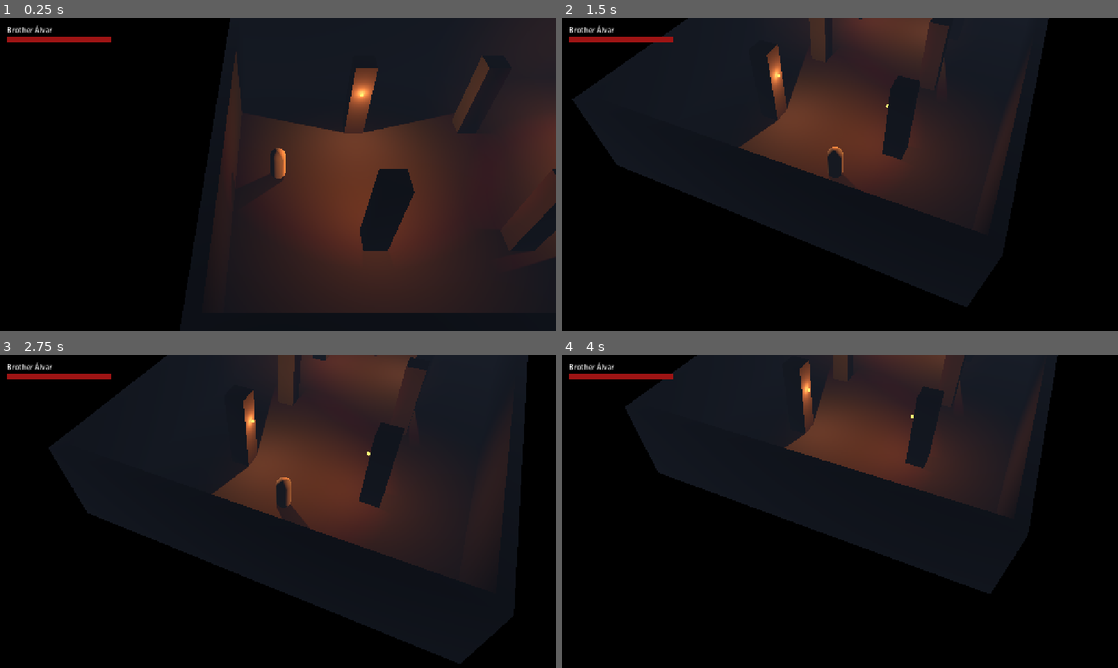
Above: before the commit, frames 1-4 (two rows, left to right).
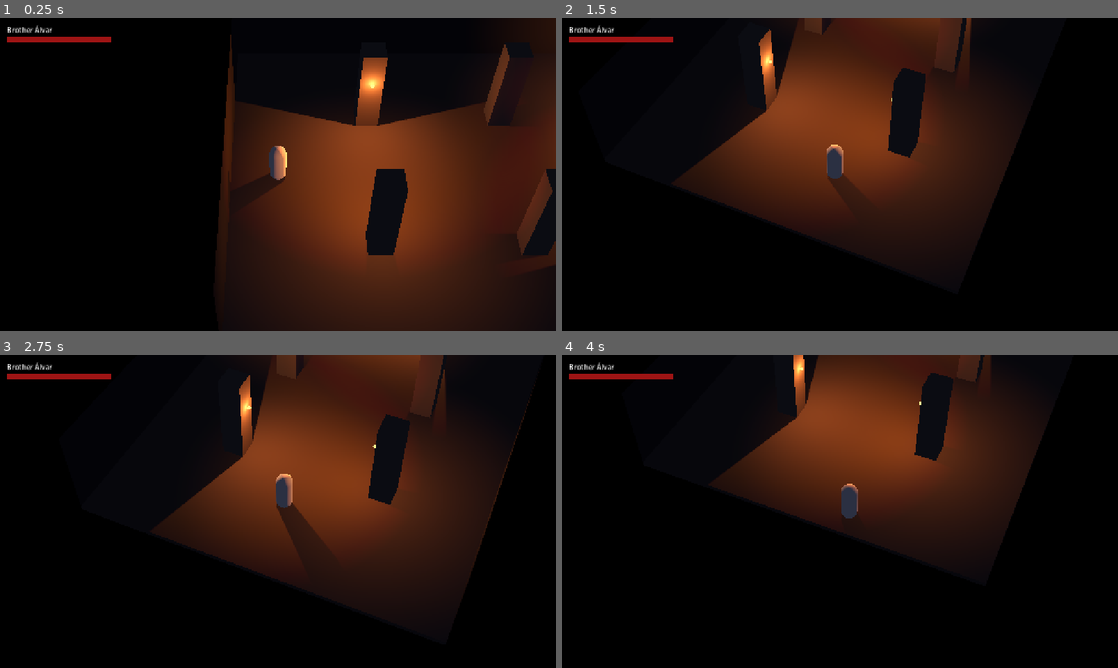
Above: after the commit, the same moments.

Repository: manuel-palacio/nocturne-of-ashes
Game: Godot game, scene res://scenes/main.tscn
Two runs of this game, one before a commit and one after it. Both use one fixed random seed, a clock stepped at 60 frames per second and the inputs below.
Inputs (mouse positions are in pixels of both pictures, inside the frame that each line leads up to):
- Up to frame 1 (0.25 s): no input
- Up to frame 2 (1.5 s): tap Enter (confirm) at 0.5 s; move the mouse to (962, 158) at 0.52 s; hold Q (camera_left) 0.53-1.25 s; click (962, 158) at 0.67 s; drag from (728, 190) to (812, 237) at 1.27 s
- Up to frame 3 (2.75 s): move the mouse to (333, 442) at 2.02 s; tap Enter (confirm) at 2.1 s; click (333, 442) at 2.17 s
- Up to frame 4 (4 s): drag from (812, 574) to (673, 464) at 2.77 s; move the mouse to (1006, 558) at 3.52 s; tap Alt at 3.6 s; click (1006, 558) at 3.67 s

The runs differ from the first frame. In frame 1, 24% of the frame differs, in the area x 35-100%, y 0-100%; in frame 2, 24%; in frame 3, 26%, in the area x 8-97%, y 0-99%; in frame 4, 20%.

Commit message:
fix: use a long lens, drop the fog and draw walls from inside only
A 25 degree lens 30 m back keeps verticals closer to upright. Distance
fog from a raised camera hazed the whole floor, so the dark now comes
from torch falloff over a faint cool ambient. Each wall is drawn as one
inward-facing quad, so a wall between the camera and the room is culled
from any side; the collision boxes are unchanged.

Co-Authored-By: Claude <noreply@anthropic.com>

Diff:
--- a/scenes/main.tscn
+++ b/scenes/main.tscn
@@ -15,11 +15,14 @@
 
 [node name="CameraRig" type="Node3D" parent="."]
 script = ExtResource("3_rig")
-distance = 18.0
+distance = 30.0
+min_distance = 20.0
+max_distance = 40.0
+zoom_step = 2.0
 
 [node name="Camera" type="Camera3D" parent="CameraRig"]
 current = true
-fov = 45.0
+fov = 25.0
 
 [node name="PlayerInput" type="Node" parent="."]
 script = ExtResource("4_input")
--- a/scenes/rooms/vault_room.tscn
+++ b/scenes/rooms/vault_room.tscn
@@ -25,30 +25,30 @@
 albedo_color = Color(0.25, 0.23, 0.21, 1)
 roughness = 0.95
 
-[sub_resource type="BoxMesh" id="BoxMesh_7w2ed"]
+[sub_resource type="QuadMesh" id="QuadMesh_north"]
 material = SubResource("StandardMaterial3D_ty2ey")
-size = Vector3(25, 4, 0.5)
+size = Vector2(24, 4)
 
 [sub_resource type="BoxShape3D" id="BoxShape3D_pedi6"]
 size = Vector3(25, 4, 0.5)
 
-[sub_resource type="BoxMesh" id="BoxMesh_7j6a3"]
+[sub_resource type="QuadMesh" id="QuadMesh_south"]
 material = SubResource("StandardMaterial3D_ty2ey")
-size = Vector3(25, 4, 0.5)
+size = Vector2(24, 4)
 
 [sub_resource type="BoxShape3D" id="BoxShape3D_qky0d"]
 size = Vector3(0.5, 4, 16)
 
-[sub_resource type="BoxMesh" id="BoxMesh_6repd"]
+[sub_resource type="QuadMesh" id="QuadMesh_west"]
 material = SubResource("StandardMaterial3D_ty2ey")
-size = Vector3(0.5, 4, 16)
+size = Vector2(16, 4)
 
 [sub_resource type="BoxShape3D" id="BoxShape3D_qpr11"]
 size = Vector3(0.5, 4, 16)
 
-[sub_resource type="BoxMesh" id="BoxMesh_r2g1e"]
+[sub_resource type="QuadMesh" id="QuadMesh_east"]
 material = SubResource("StandardMaterial3D_ty2ey")
-size = Vector3(0.5, 4, 16)
+size = Vector2(16, 4)
 
 [sub_resource type="BoxShape3D" id="BoxShape3D_7pivj"]
 size = Vector3(1, 4, 1)
@@ -195,12 +195,8 @@
 [sub_resource type="Environment" id="Environment_nnbwr"]
 background_mode = 1
 ambient_light_source = 2
-ambient_light_color = Color(0.05, 0.05, 0.06, 1)
+ambient_light_color = Color(0.16, 0.18, 0.26, 1)
 tonemap_mode = 2
-fog_enabled = true
-fog_light_color = Color(0.11, 0.13, 0.17, 1)
-fog_density = 0.03
-fog_sky_affect = 0.0
 
 [node name="VaultRoom" type="Node3D" unique_id=1926692727]
 
@@ -227,7 +223,9 @@
 shape = SubResource("BoxShape3D_fpvns")
 
 [node name="Mesh" type="MeshInstance3D" parent="NavigationRegion3D/Walls/North" unique_id=1637675718]
-mesh = SubResource("BoxMesh_7w2ed")
+transform = Transform3D(1, 0, 0, 0, 1, 0, 0, 0, 1, 0, 0, 0.25)
+cast_shadow = 0
+mesh = SubResource("QuadMesh_north")
 
 [node name="South" type="StaticBody3D" parent="NavigationRegion3D/Walls" unique_id=2090563938]
 transform = Transform3D(1, 0, 0, 0, 1, 0, 0, 0, 1, 0, 2, 8.25)
@@ -237,7 +235,9 @@
 shape = SubResource("BoxShape3D_pedi6")
 
 [node name="Mesh" type="MeshInstance3D" parent="NavigationRegion3D/Walls/South" unique_id=1536038055]
-mesh = SubResource("BoxMesh_7j6a3")
+transform = Transform3D(-1, 0, 0, 0, 1, 0, 0, 0, -1, 0, 0, -0.25)
+cast_shadow = 0
+mesh = SubResource("QuadMesh_south")
 
 [node name="West" type="StaticBody3D" parent="NavigationRegion3D/Walls" unique_id=170994453]
 transform = Transform3D(1, 0, 0, 0, 1, 0, 0, 0, 1, -12.25, 2, 0)
@@ -247,7 +247,9 @@
 shape = SubResource("BoxShape3D_qky0d")
 
 [node name="Mesh" type="MeshInstance3D" parent="NavigationRegion3D/Walls/West" unique_id=1492181714]
-mesh = SubResource("BoxMesh_6repd")
+transform = Transform3D(0, 0, 1, 0, 1, 0, -1, 0, 0, 0.25, 0, 0)
+cast_shadow = 0
+mesh = SubResource("QuadMesh_west")
 
 [node name="East" type="StaticBody3D" parent="NavigationRegion3D/Walls" unique_id=989040879]
 transform = Transform3D(1, 0, 0, 0, 1, 0, 0, 0, 1, 12.25, 2, 0)
@@ -257,7 +259,9 @@
 shape = SubResource("BoxShape3D_qpr11")
 
 [node name="Mesh" type="MeshInstance3D" parent="NavigationRegion3D/Walls/East" unique_id=65729891]
-mesh = SubResource("BoxMesh_r2g1e")
+transform = Transform3D(0, 0, -1, 0, 1, 0, 1, 0, 0, -0.25, 0, 0)
+cast_shadow = 0
+mesh = SubResource("QuadMesh_east")
 
 [node name="Pillars" type="Node3D" parent="NavigationRegion3D" unique_id=1686351429]
 
